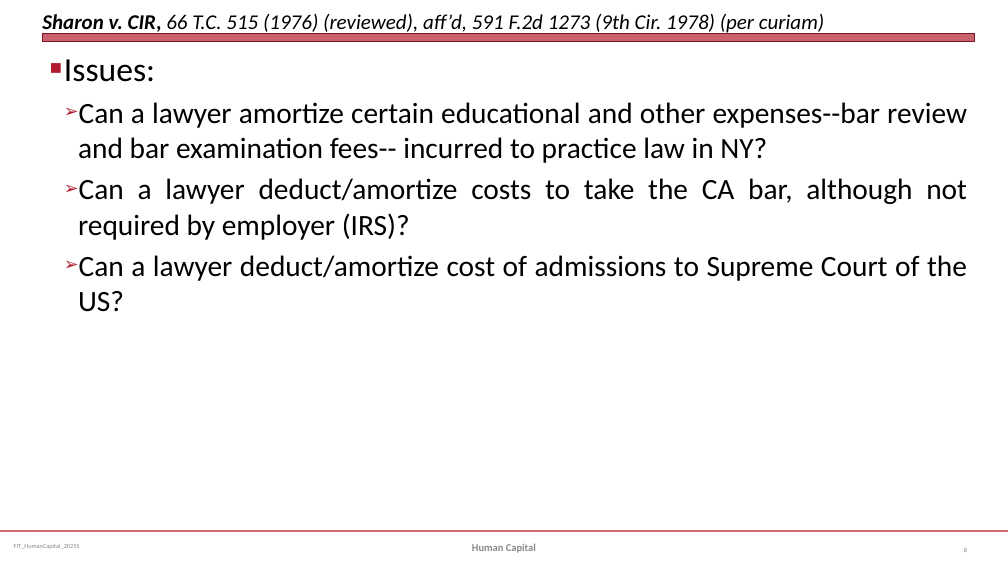
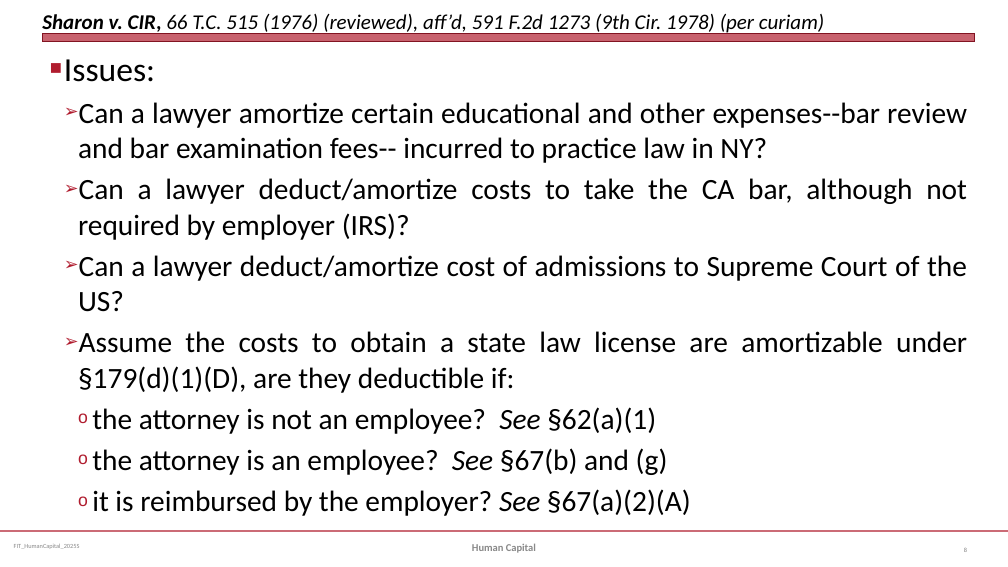
Before and after one commit to jmc877/Fed-Income-Tax, a slide deck: slide 8 of slides/FIT_HumanCapital_2025S.pptx. Drawn at 1008x567 pixels with LibreOffice and Linux fonts; fonts in the diff are those of the drawing. Boxes give left, top, right and bottom in pixels: in the first picture for what was removed or moved away, otherwise in the second. Text is boxed around its words. In the diff, an @@ line names an element or a change of style, - is before the commit and + after.

```diff
--- a/slides/FIT_HumanCapital_2025S.pptx
+++ b/slides/FIT_HumanCapital_2025S.pptx
@@ text at [78, 331, 967, 516]: paragraphs added @@
+  ➢ Assume the costs to obtain a state law license are amortizable under §179(d)(1)(D), are they deductible if:
+    o the attorney is not an employee? See §62(a)(1)
+    o the attorney is an employee? See §67(b) and (g)
+    o it is reimbursed by the employer? See §67(a)(2)(A)
```
Also in this commit, not shown: 3 other slides changed, 3 slides added, 1 other file.
